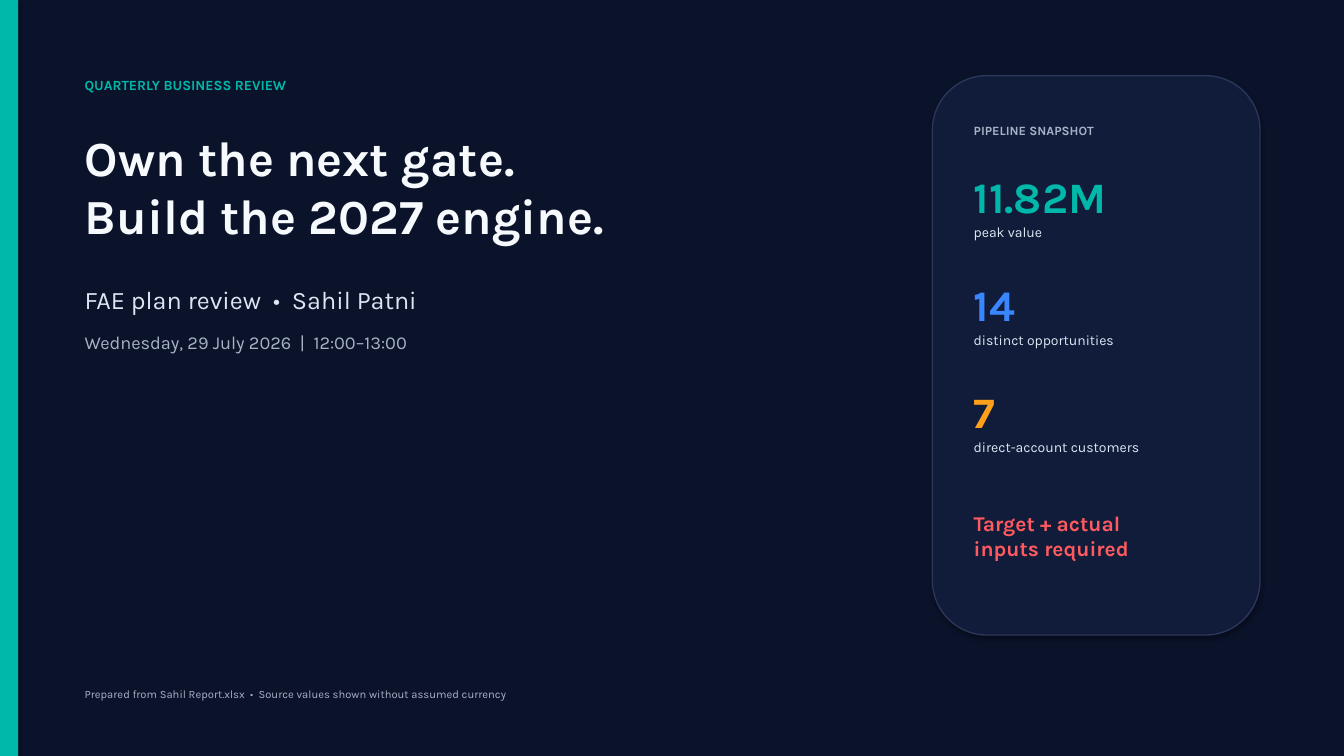
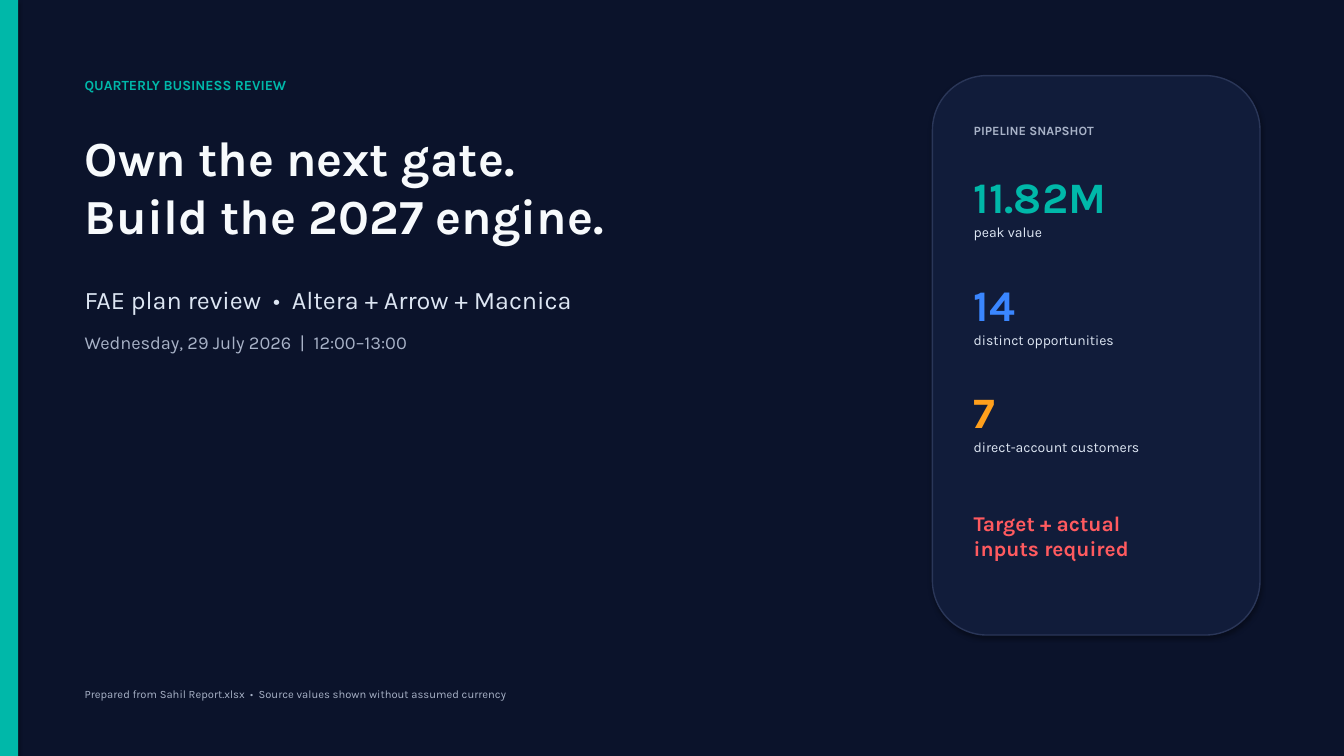
Before and after one commit to sahilpat28/Cursor_Sahil, a slide deck: slide 1 of qbr/output/Sahil_QBR_2026-07-29.pptx. Drawn at 1344x756 pixels with LibreOffice and Linux fonts; fonts in the diff are those of the drawing. Boxes give left, top, right and bottom in pixels: in the first picture for what was removed or moved away, otherwise in the second. Text is boxed around its words. In the diff, an @@ line names an element or a change of style, - is before the commit and + after.

```diff
--- a/qbr/output/Sahil_QBR_2026-07-29.pptx
+++ b/qbr/output/Sahil_QBR_2026-07-29.pptx
@@ text at box(85, 291, 572, 315): text changed @@
-FAE plan review • Sahil Patni
+FAE plan review • Altera + Arrow + Macnica
```
Also in this commit, not shown: 12 other slides changed, 5 slides added, 3 other files.
